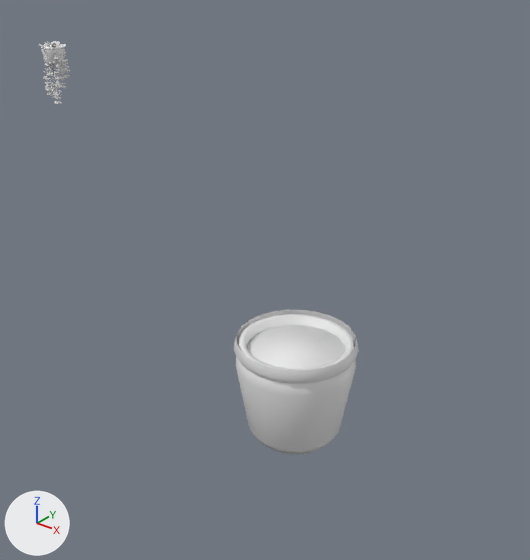
Two versions of the glTF model assets/rooms/tavern/batches/review_front_plants.glb, one commit apart.
Before and after are seen from a 50 mm lens placed at (4.41, -6.22, 3.17), pointed at (0.77, -1.66, 0.35). The axes (+X, +Y, +Z) are drawn at lower left. The lights are the same throughout. The older version comes first. Vertices at exactly the same position are counted once.

Names of what the first picture shows: 'review_front_plants'.
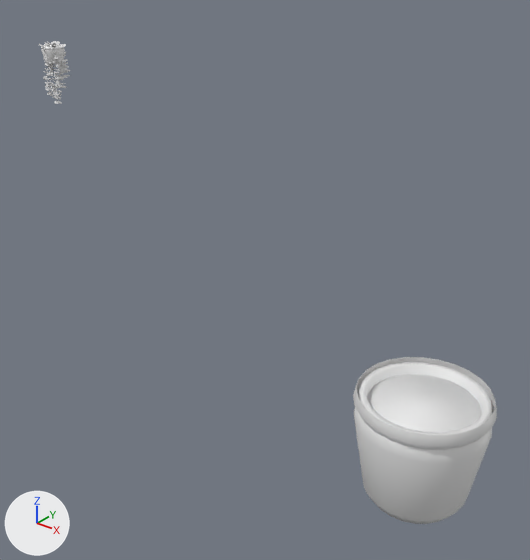
Changed parts and their boxes [x1, y1, x2, y2] in the pictures (530 x 560 px; the box of a moved part takes in the faces that stretch with it):
'review_front_plants', reshaped (43% wider, 17% taller): before [39, 41, 359, 454]; after [39, 41, 497, 524]
part 1 of me_mesh_0, moved or reshaped: before [236, 314, 356, 454]; after [354, 362, 492, 524]
part 2 of me_mesh_0, moved or reshaped: before [247, 325, 345, 369]; after [367, 374, 482, 433]
part 3 of me_mesh_0, moved or reshaped: before [234, 310, 359, 384]; after [353, 357, 497, 450]

Patch to the scene script:
```diff
--- a/assets/rooms/tavern/batches/review_front_plants.glb.py
+++ b/assets/rooms/tavern/batches/review_front_plants.glb.py
@@ me_mesh_0 @@
 # used by ob_review_front_plants; location = (0.0, 0.0, 0.0)
-me_mesh_0.from_pydata(...)  # 1852 vertices, 2488 faces; spans x -3.44..2.43, y -3.32..-0.45, z 0.08..1.9
+me_mesh_0.from_pydata(...)  # 1852 vertices, 2488 faces; spans x -3.44..3.36, y -3.36..-0.45, z 0.08..1.9
+# me_mesh_0 part 1: the loose piece of 144 vertices spanning x 1.64..2.42, y -3.31..-2.53, z 0.08..0.77 is moved by (0.93, -0.04, 0.0)
+# me_mesh_0 part 2: the loose piece of 32 vertices spanning x 1.71..2.35, y -3.24..-2.6, z 0.69..0.71 is moved by (0.93, -0.04, 0.0)
+# me_mesh_0 part 3: the loose piece of 72 vertices spanning x 1.63..2.43, y -3.32..-2.52, z 0.7..0.8 is moved by (0.93, -0.04, 0.0)
```
